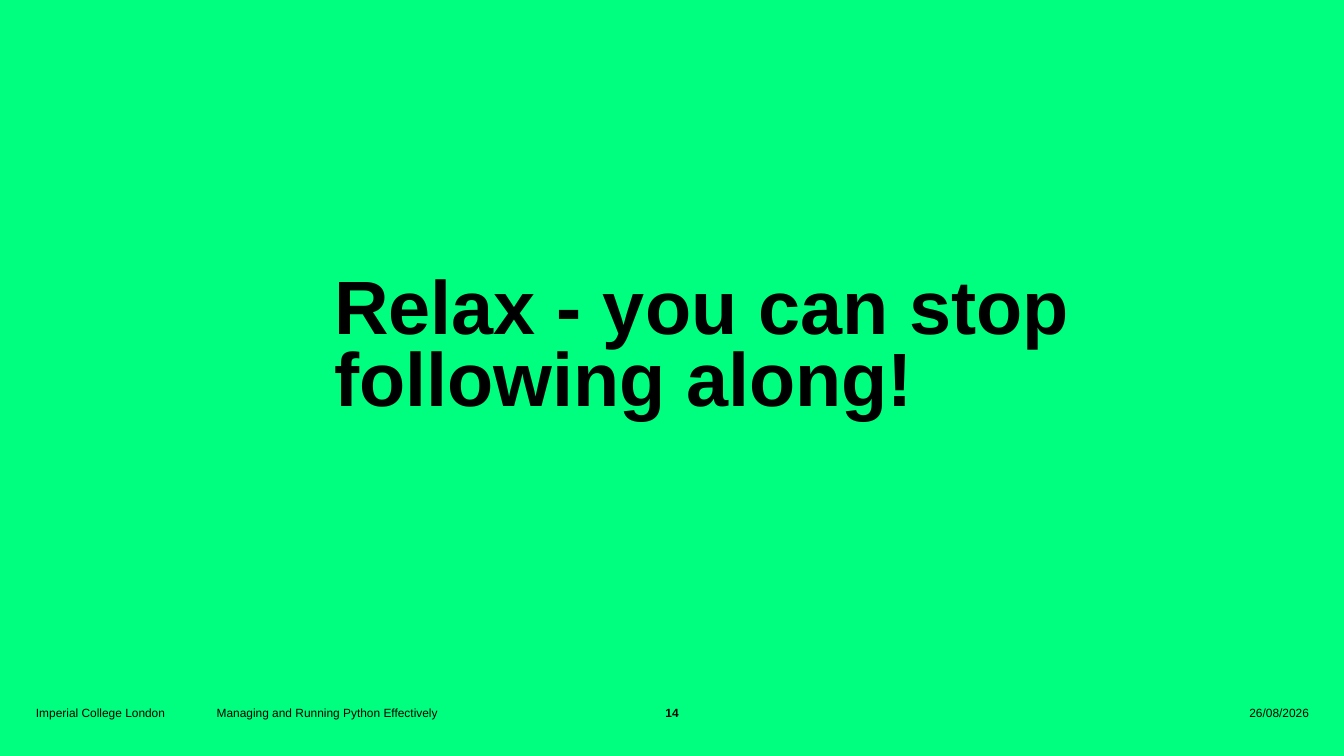
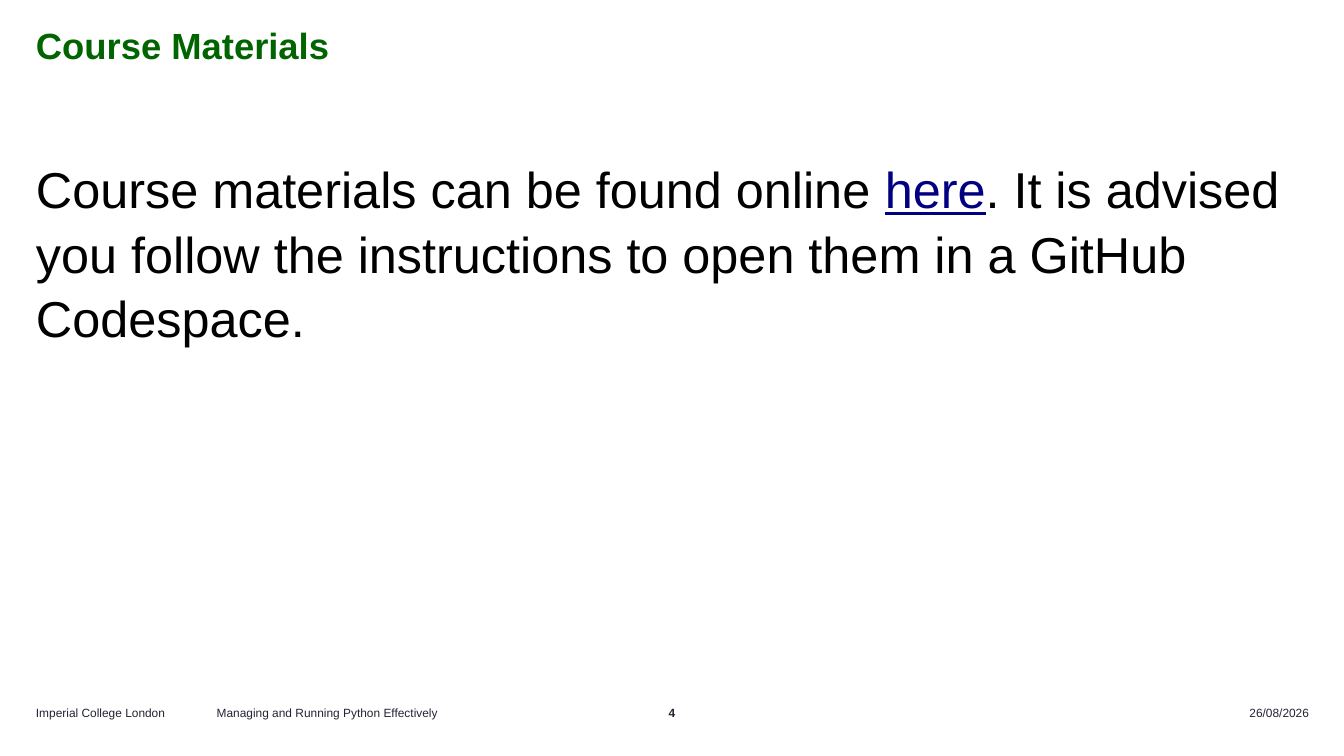
Before and after one commit to ImperialCollegeLondon/RCDS-managing-and-running-python-effectively, a slide deck: slide 4 of Managing and Running Python Effectively.pptx (slide 14 before the commit). Drawn at 1344x756 pixels with LibreOffice and Linux fonts; fonts in the diff are those of the drawing; background and template pictures are left out. Boxes give left, top, right and bottom in pixels: in the first picture for what was removed or moved away, otherwise in the second. Text is boxed around its words. In the diff, an @@ line names an element or a change of style, - is before the commit and + after.

Commit message:
Removed course materials and directed to Codespace

```diff
--- a/Managing and Running Python Effectively.pptx
+++ b/Managing and Running Python Effectively.pptx
@@ background #00FF7F to #FFFFFF @@
@@ title added at <box>36,32,329,60</box>, 26 pt, text #006400, bold @@
+Course Materials
@@ text added at <box>36,171,1280,347</box>, 36 pt, text #000000 @@
+Course materials can be found online here. It is advised you follow the instructions to open them in a GitHub Codespace.
@@ title removed at <box>334,279,1068,420</box> @@
-Relax - you can stop following along!
@@ text colour #000000 to #232333 in 3 elements at <box>36,708,165,720</box>, <box>1249,708,1309,717</box>, <box>217,708,438,720</box> @@
@@ page number at <box>669,709,676,717</box>: text changed; text colour #000000 to #232333 @@
-14
+4
```
Also in this commit, not shown: 23 slides removed.
